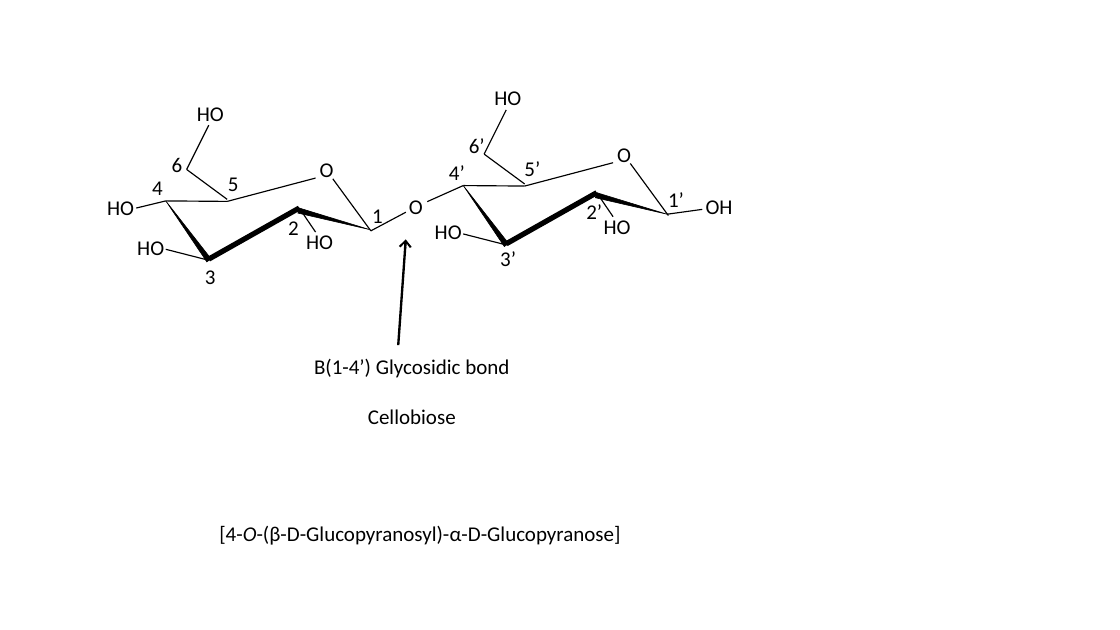
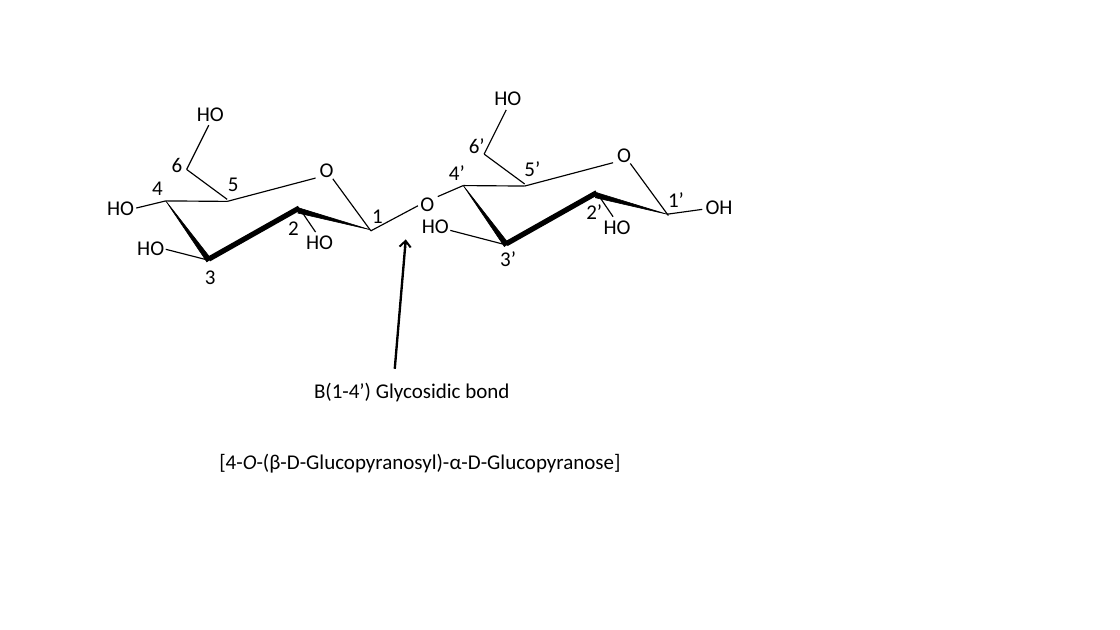
Before and after one commit to steveharg/glycans, a slide deck: slide 1 of docs/images/glycosidic_linkage_cellobiose.pptx. Drawn at 1120x630 pixels with LibreOffice and Linux fonts; fonts in the diff are those of the drawing. Boxes give left, top, right and bottom in pixels: in the first picture for what was removed or moved away, otherwise in the second. Text is boxed around its words. In the diff, an @@ line names an element or a change of style, - is before the commit and + after.

```diff
--- a/docs/images/glycosidic_linkage_cellobiose.pptx
+++ b/docs/images/glycosidic_linkage_cellobiose.pptx
@@ line moved from (406, 213) - (371, 231) to (418, 206) - (371, 231) @@
@@ text "O": place and size @@
-text "O" at [409, 200, 423, 214]
+text "O" at [420, 197, 434, 211]
@@ text "HO": place and size @@
-text "HO" at [435, 225, 462, 239]
+text "HO" at [422, 219, 449, 233]
@@ line moved from (464, 186) - (428, 202) to (464, 186) - (438, 197) @@
@@ arrow moved from (398, 345) - (406, 239) to (395, 369) - (406, 239) @@
@@ line moved from (507, 245) - (464, 234) to (507, 245) - (450, 230) @@
@@ text "Β(1-4’) Glycosidic bond": place and size @@
-text "Β(1-4’) Glycosidic bond" at [314, 359, 509, 424]
+text "Β(1-4’) Glycosidic bond" at [314, 383, 509, 402]
@@ text at [368, 409, 456, 424]: paragraph removed @@
-Cellobiose
@@ text "[4-O-(β-D-Glucopyranosyl)-α-D-Glucopyranose]": place and size @@
-text "[4-O-(β-D-Glucopyranosyl)-α-D-Glucopyranose]" at [219, 525, 620, 545]
+text "[4-O-(β-D-Glucopyranosyl)-α-D-Glucopyranose]" at [219, 453, 620, 473]
```
Also in this commit, not shown: 4 other files.
